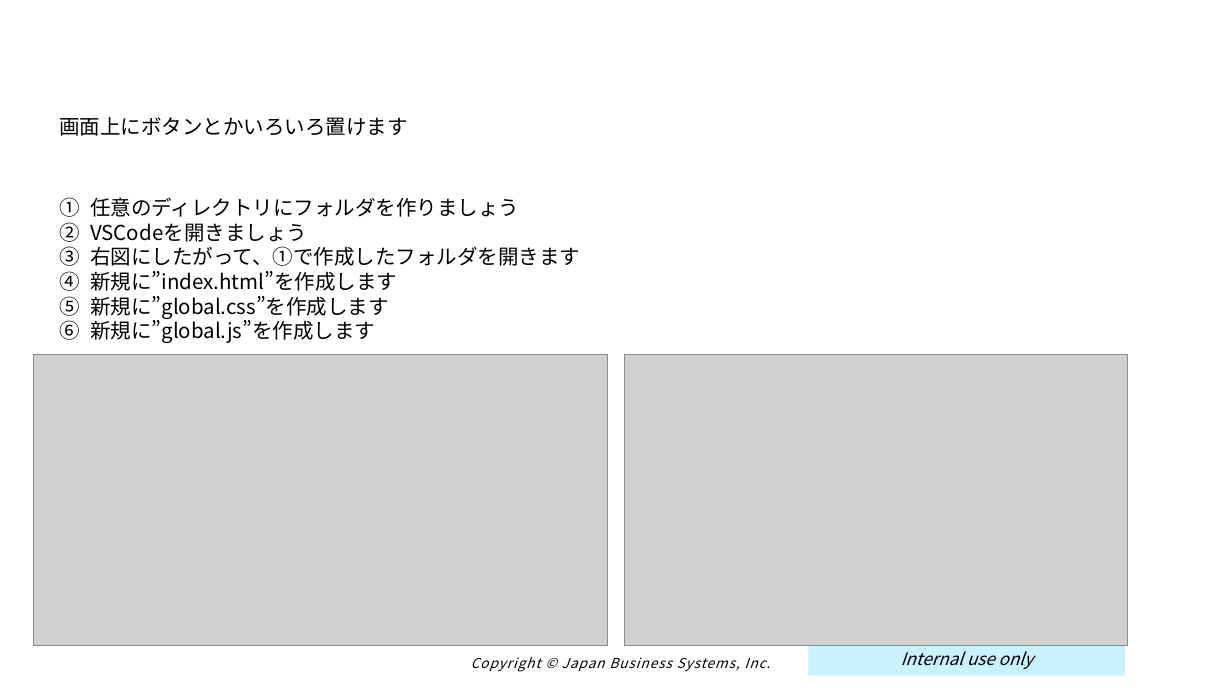
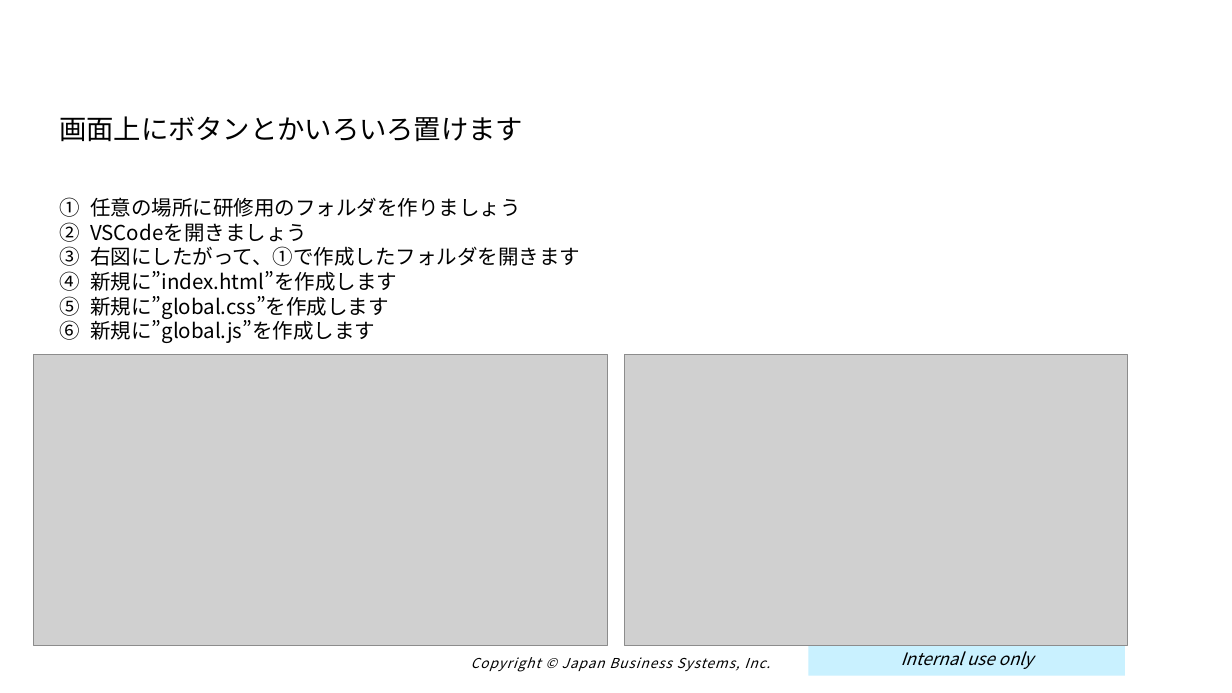
Before and after one commit to muchiyama/cf_training, a slide deck: slide 12 of doc/しりょ.pptx. Drawn at 1232x693 pixels with LibreOffice and Linux fonts; fonts in the diff are those of the drawing; grey boxes stand for pictures; background and template pictures are left out. Boxes give left, top, right and bottom in pixels: in the first picture for what was removed or moved away, otherwise in the second. Text is boxed around its words. In the diff, an @@ line names an element or a change of style, - is before the commit and + after.

```diff
--- a/doc/しりょ.pptx
+++ b/doc/しりょ.pptx
@@ text "画面上にボタンとかいろいろ置けます" at (59, 116, 523, 142): size 12 to 16 pt @@
@@ text at (90, 197, 521, 217): text changed @@
-1. 任意のディレクトリにフォルダを作りましょう
+1. 任意の場所に研修用のフォルダを作りましょう
```
Also in this commit, not shown: 11 other slides changed, 8 other files.
